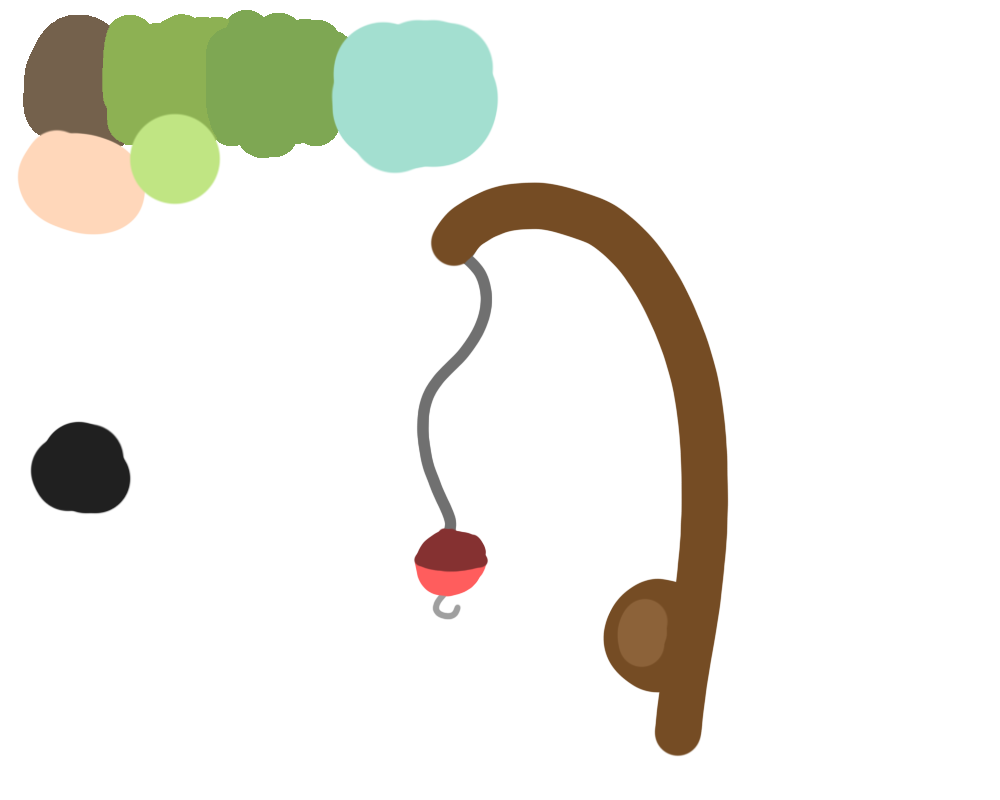
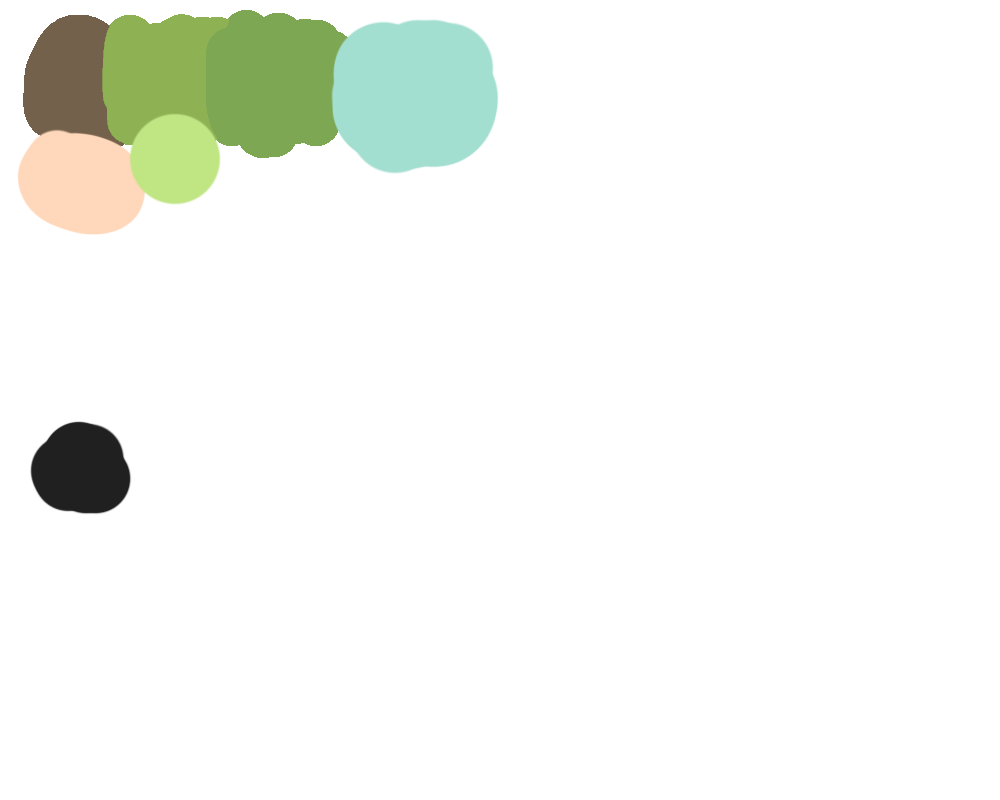
Layer changes from the first 1000 x 800 image to the second:
hid "FishingRod", painted on it over [left=413, top=182, right=729, bottom=757]
removed layer "FishingRod" (2nd of 2) over [left=413, top=182, right=729, bottom=757]
